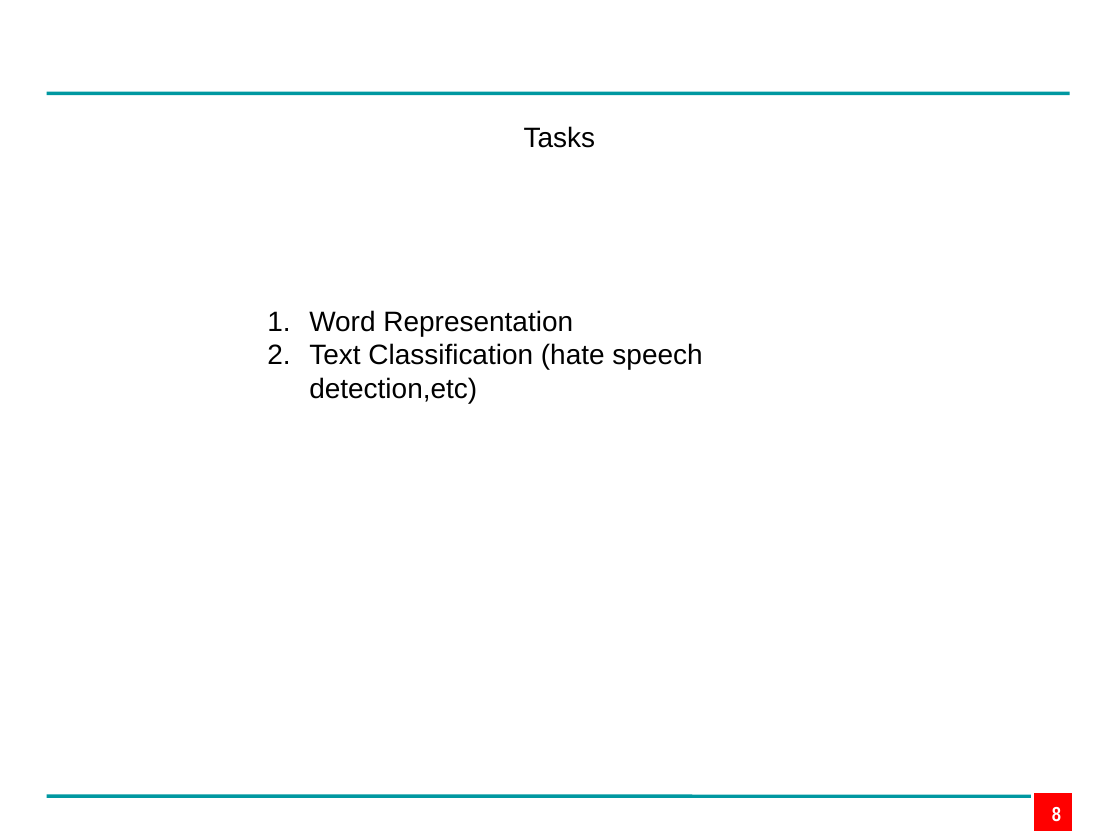
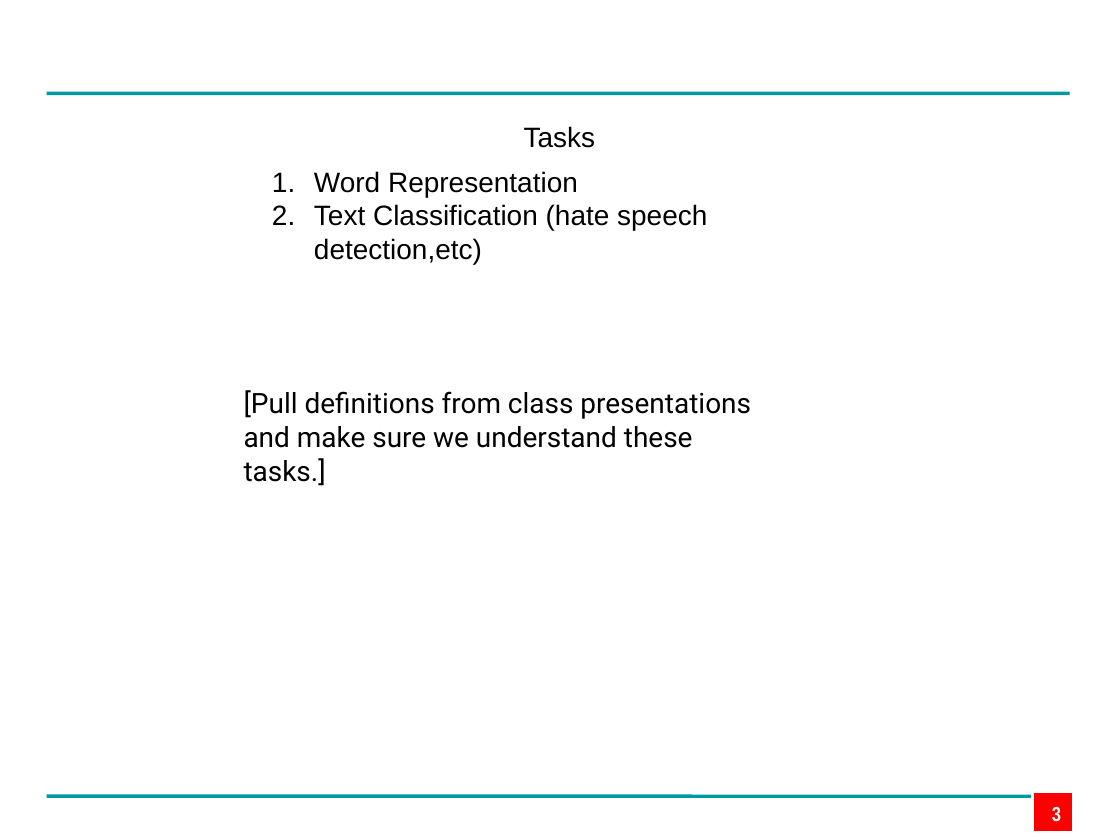
Before and after one commit to edpape007/NLP, a slide deck: slide 3 of Presentation_Subword.pptx (slide 8 before the commit). Drawn at 1120x840 pixels with LibreOffice and Linux fonts; fonts in the diff are those of the drawing; background and template pictures are left out. Boxes give left, top, right and bottom in pixels: in the first picture for what was removed or moved away, otherwise in the second. Text is boxed around its words. In the diff, an @@ line names an element or a change of style, - is before the commit and + after.

```diff
--- a/Presentation_Subword.pptx
+++ b/Presentation_Subword.pptx
@@ text "Word Representation" moved from (x1=309, y1=310, x2=702, y2=403) to (x1=314, y1=171, x2=707, y2=264) @@
@@ text added at (x1=244, y1=390, x2=751, y2=448), 18 pt, text #000000 @@
+[Pull definitions from class presentations and make sure we understand these tasks.]
@@ page number at (x1=1052, y1=807, x2=1061, y2=822): text changed @@
-8
+3
```
Also in this commit, not shown: 7 other slides changed, 2 slides added, 8 slides removed, 1 other file.
